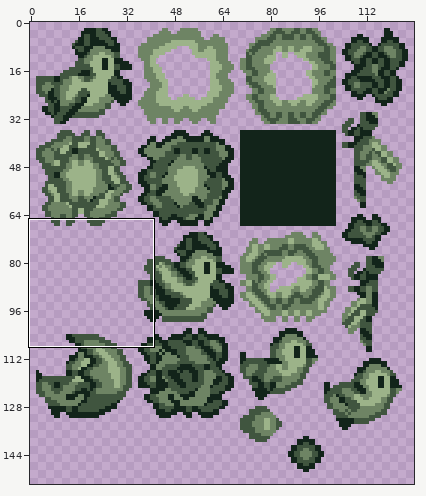
Sprite sheet -- toritoma/Resources/Image/Character.png. Above: a wide view before the commit, with the close-up outlined.
Close-up. Before the commit:
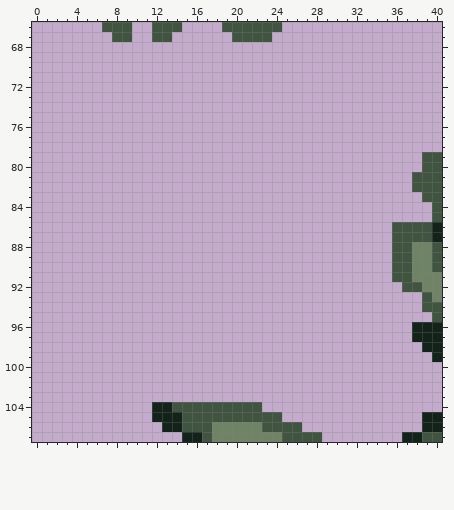
The file is 128x256 pixels. Shown: x 0..40, y 66..107. The old version is drawn lined up with the new one. The wide view leaves out empty margins.
After the commit:
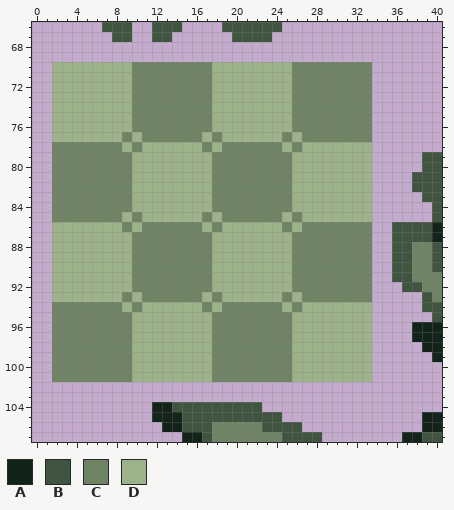
Palette (. is transparent): A #12241a  B #40553f  C #6e8464  D #9cb389
Change:
drawings rearranged on the sheet (the old picture shows each at its new place)
y 70..76: x 2..33 ................................ -> DDDDDDDDCCCCCCCCDDDDDDDDCCCCCCCC
y 77: x 2..33 ................................ -> DDDDDDDCDCCCCCCDCDDDDDDCDCCCCCCC
y 78: x 2..33 ................................ -> CCCCCCCDCDDDDDDCDCCCCCCDCDDDDDDD
y 79..84: x 2..33 ................................ -> CCCCCCCCDDDDDDDDCCCCCCCCDDDDDDDD
y 85: x 2..33 ................................ -> CCCCCCCDCDDDDDDCDCCCCCCDCDDDDDDD
y 86: x 2..33 ................................ -> DDDDDDDCDCCCCCCDCDDDDDDCDCCCCCCC
y 87..92: x 2..33 ................................ -> DDDDDDDDCCCCCCCCDDDDDDDDCCCCCCCC
y 93: x 2..33 ................................ -> DDDDDDDCDCCCCCCDCDDDDDDCDCCCCCCC
y 94: x 2..33 ................................ -> CCCCCCCDCDDDDDDCDCCCCCCDCDDDDDDD
y 95..101: x 2..33 ................................ -> CCCCCCCCDDDDDDDDCCCCCCCCDDDDDDDD
